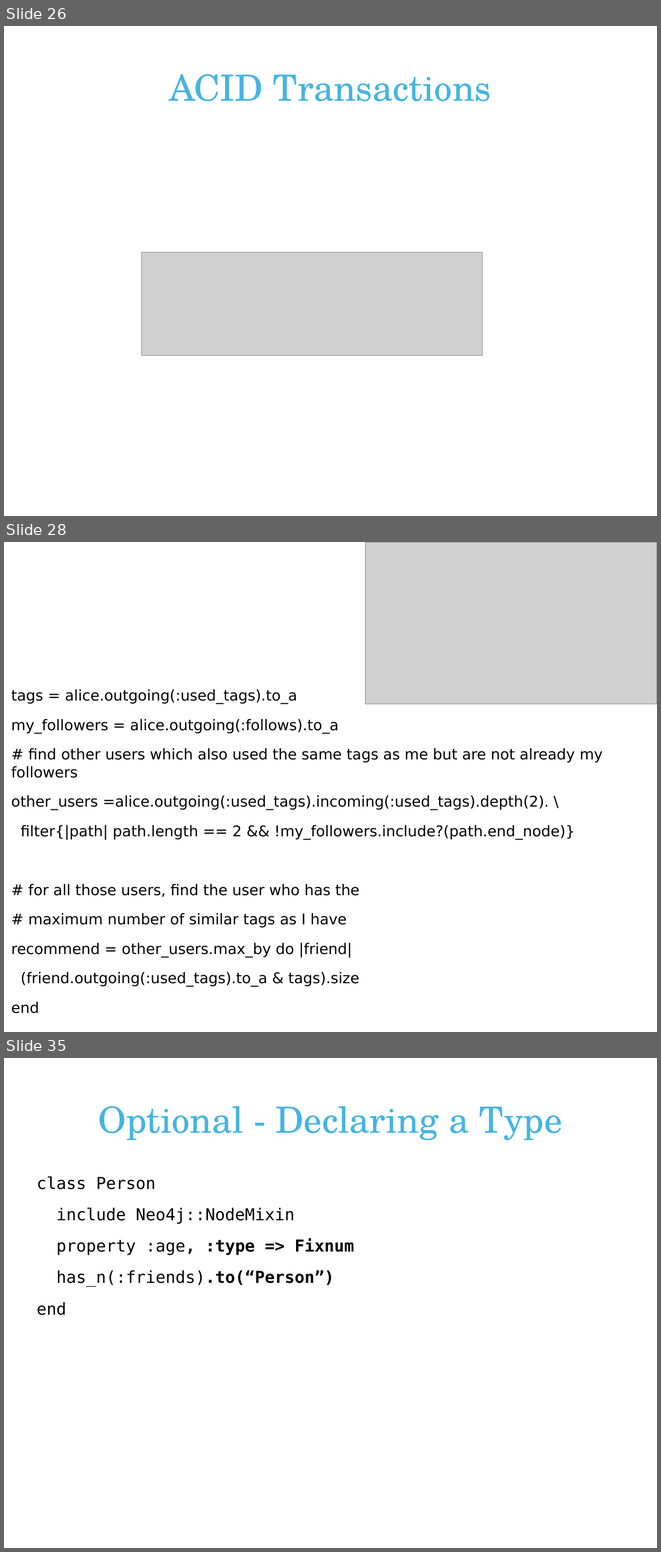
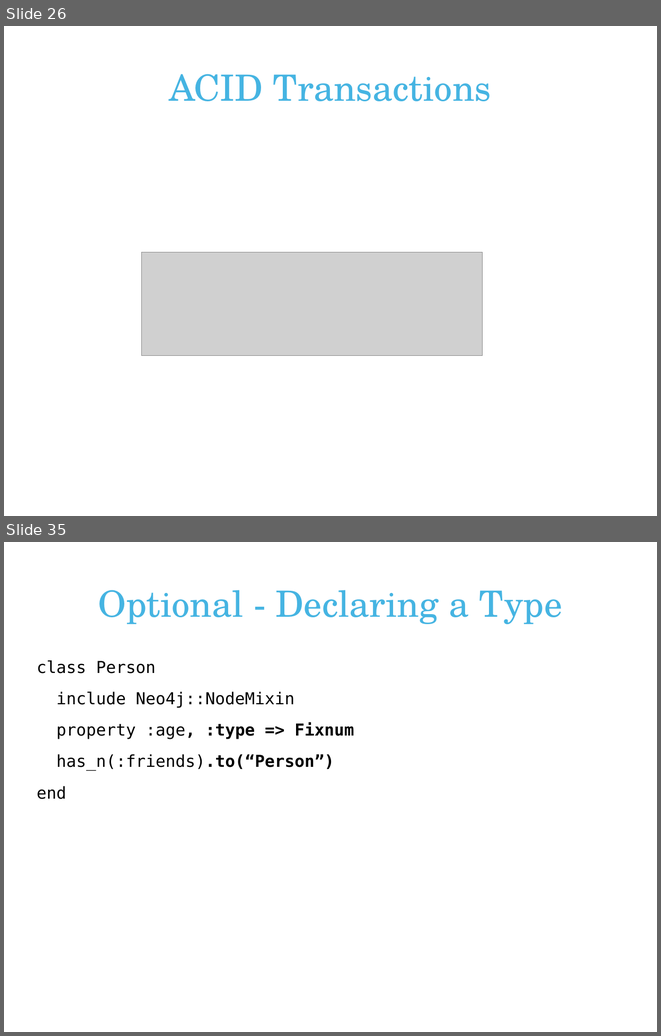
Before and after one commit to andreasronge/andreasronge.github.com, a slide deck: JRubyConf.odp. Shown one above the other, each under a label of ours: slides 26, 28 and 35 before the commit, slides 26 and 35 after it; the slides between them are not shown. The pictures are 661x1552 and 661x1036 pixels, drawn with LibreOffice and Linux fonts; fonts in the diff are those of the drawing; grey boxes stand for pictures; background and template pictures are left out. Boxes give left, top, right and bottom in pixels: in the first picture for what was removed or moved away, otherwise in the second. Text is boxed around its words. In the diff, an @@ line names an element or a change of style, - is before the commit and + after.

```diff
--- a/JRubyConf.odp
+++ b/JRubyConf.odp
@@ slide 28 removed at <box>4,542,657,1032</box>, background #FFFFFF @@
@@ picture removed at <box>365,542,657,704</box> @@
@@ text removed at <box>11,689,603,986</box> @@
-tags = alice.outgoing(:used_tags).to_a
-my_followers = alice.outgoing(:follows).to_a
-# find other users which also used the same tags as me but are not already my followers
-other_users =alice.outgoing(:used_tags).incoming(:used_tags).depth(2). \
-filter{|path| path.length == 2 && !my_followers.include?(path.end_node)}
-# for all those users, find the user who has the
-# maximum number of similar tags as I have
-recommend = other_users.max_by do |friend|
-(friend.outgoing(:used_tags).to_a & tags).size
-end
```
Also in this commit, not shown: 15 slides changed, 3 slides added, 1 other slide removed.
